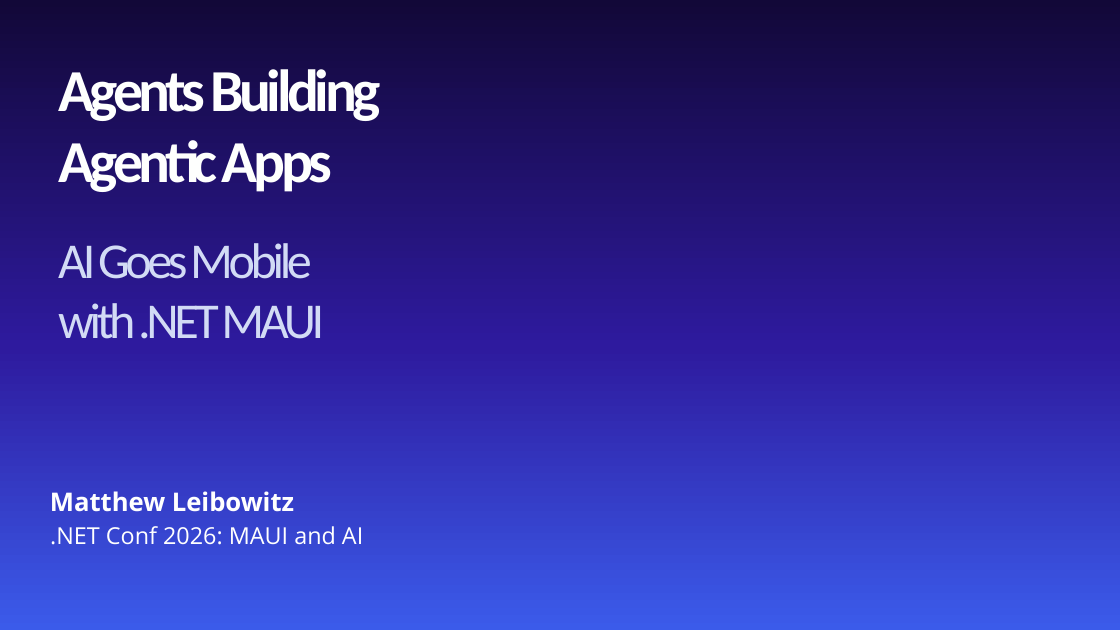
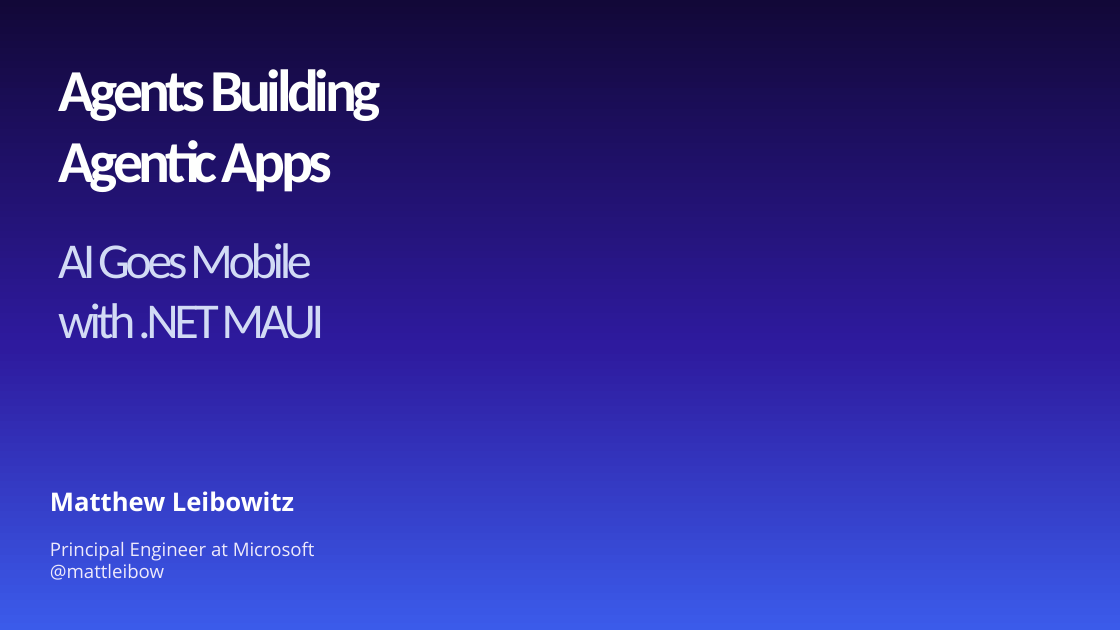
Before and after one commit to mattleibow/dotnetconf2026, a slide deck: slide 1 of slides.pptx. Drawn at 1120x630 pixels with LibreOffice and Linux fonts; fonts in the diff are those of the drawing; background and template pictures are left out. Boxes give left, top, right and bottom in pixels: in the first picture for what was removed or moved away, otherwise in the second. Text is boxed around its words. In the diff, an @@ line names an element or a change of style, - is before the commit and + after.

```diff
--- a/slides.pptx
+++ b/slides.pptx
@@ text removed at <box>50,526,363,545</box> @@
-.NET Conf 2026: MAUI and AI
@@ text added at <box>50,542,315,580</box>, 16 pt, text #EEEAFB @@
+Principal Engineer at Microsoft
+@mattleibow
```
Also in this commit, not shown: 5 other slides changed, 2 slides added, 2 slides removed.
